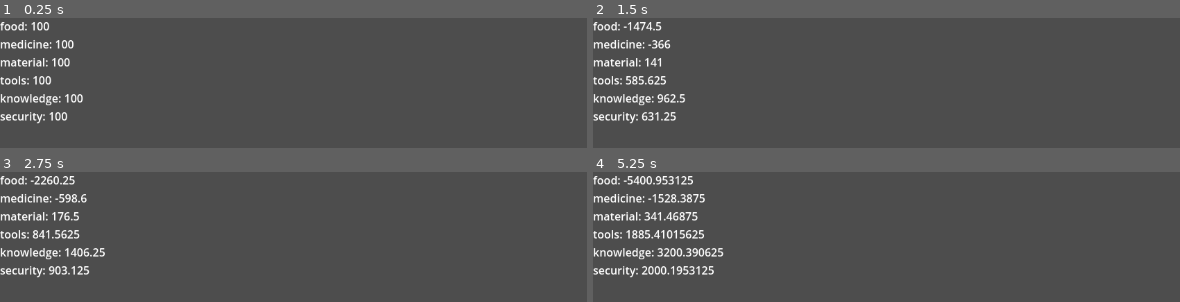
Above: before the commit, frames 1-4 (two rows, left to right).
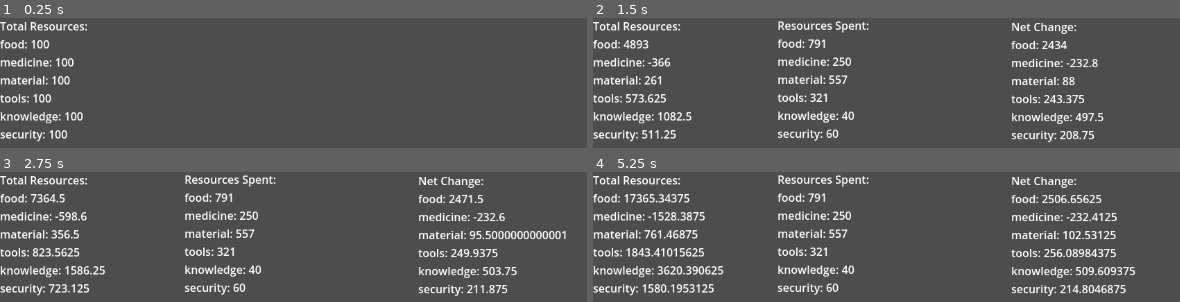
Above: after the commit, the same moments.

Repository: jaxonRuiz/CMPM170-Prototype2
Game: Godot game, scene res://Scenes/main.tscn
The game is run twice, just before and just after one commit, with the same random seed, the same clock (stepped at 60 frames per second) and the same inputs.
Inputs:
- Up to frame 1 (0.25 s): no input
- Up to frame 2 (1.5 s): tap Enter at 0.5 s; hold Space (next_turn) 0.53-1.28 s; tap Space (next_turn) at 1.35 s
- Up to frame 3 (2.75 s): tap Enter at 2 s; hold Space (next_turn) from 2.03 s (still down)
- Up to frame 4 (5.25 s): release Space (next_turn) at 2.78 s; tap Space (next_turn) at 2.85, 4.35 s; tap Enter at 3.5 s; hold Space (next_turn) 3.53-4.28 s; hold Space (next_turn) from 5.03 s (still down)

The runs differ from the first frame. In frame 1, 3.4% of the frame differs, in the area x 0-15%, y 3-96%; in frame 2, 9.7%; in frame 3, 11%; in frame 4, 13%, in the area x 0-93%, y 2-96%.

Commit message:
data update

Diff:
--- a/Scenes/main.tscn
+++ b/Scenes/main.tscn
@@ -13,11 +13,17 @@
 [node name="Groups" type="Node" parent="."]
 script = ExtResource("2_gsoio")
 
+[node name="NetChangeLabel" type="Label" parent="."]
+offset_left = 603.0
+offset_top = 1.0
+offset_right = 643.0
+offset_bottom = 24.0
+
 [node name="AllocationLabel" type="Label" parent="."]
-offset_left = 79.0
-offset_top = 1.0
-offset_right = 119.0
-offset_bottom = 24.0
+offset_left = 266.0
+offset_top = -1.0
+offset_right = 306.0
+offset_bottom = 22.0
 
 [node name="ResourceLabel" type="Label" parent="."]
 offset_right = 321.0
--- a/Scripts/group.gd
+++ b/Scripts/group.gd
@@ -120,10 +120,9 @@
 class FarmerGroup extends Group:
 	func _init(type):
 		population = 300;
-		production_costs["knowledge"] = 0.2;
-		production_costs["food"] = 0.2;
-		production_costs["material"] = 0.2;
-		production_ratio = 0.2;
+		production_costs["security"] = 0.2;
+		production_costs["tools"] = 0.02;
+		production_ratio = 10;
 		output_type = "food";
 		super._init(type);
 
--- a/Scripts/main.gd
+++ b/Scripts/main.gd
@@ -9,12 +9,15 @@
 		allocated_resoureces["material"] = 0.0;
 		allocated_resoureces["tools"] = 0.0;
 		allocated_resoureces["knowledge"] = 0.0;
+		allocated_resoureces["security"] = 0.0;
 		for group in groups:
 			for key in allocated_resoureces.keys():
 				if key in group.expected_input.keys():
 					allocated_resoureces[key] += group.expected_input[key];
 
 		return allocated_resoureces;
+
+var resource_change_history = [];
 
 # Called when the node enters the scene tree for the first time.
 func _ready() -> void:
@@ -48,7 +51,7 @@
 
 # Called every frame. 'delta' is the elapsed time since the previous frame.
 func _process(delta: float) -> void:
-	$ResourceLabel.text = stockpile.to_string();
+	$ResourceLabel.text = "Total Resources: \n" + stockpile.to_string();
 	pass
 
 func _input(event: InputEvent) -> void:
@@ -58,11 +61,35 @@
 			print("next turn");
 
 func processTurn():
+	var past_stockpile = stockpile.resources.duplicate();
+	updateAllocatedResources();
 	for group in groups:
 		group.processTurn(stockpile.resources);
 
+	var net_change = stockpile.resources.duplicate();
+	var net_change_text = "Net Change: \n";
+	for resource in net_change:
+		net_change[resource] -= past_stockpile[resource];
+		net_change_text += resource + ": ";
+		net_change_text += str(net_change[resource]) + "\n";
+
+	resource_change_history.append(net_change);
+	$NetChangeLabel.text = net_change_text;
+
+
+# should be called everytime user enters an input to resources.
+func updateAllocatedResources():
+	var out:String = "Resources Spent:\n";
+	var alloc = allocated_resoureces.duplicate();
+	for resource in alloc.keys():
+		out += resource + ": ";
+		out += str(alloc[resource]);
+		out += "\n";
+	$AllocationLabel.text = out;
+
 func checkResourceAvailability():
 	return true;
+
 	for resource in allocated_resoureces.keys():
 		if stockpile.resources[resource] < allocated_resoureces[resource]:
 			print("INSUFFICIENT RESOURCES");
